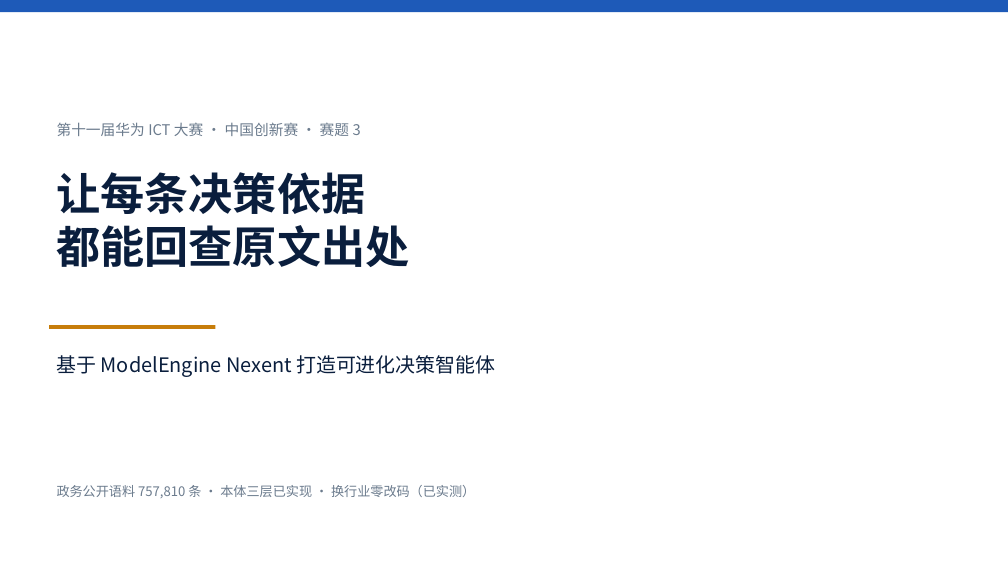
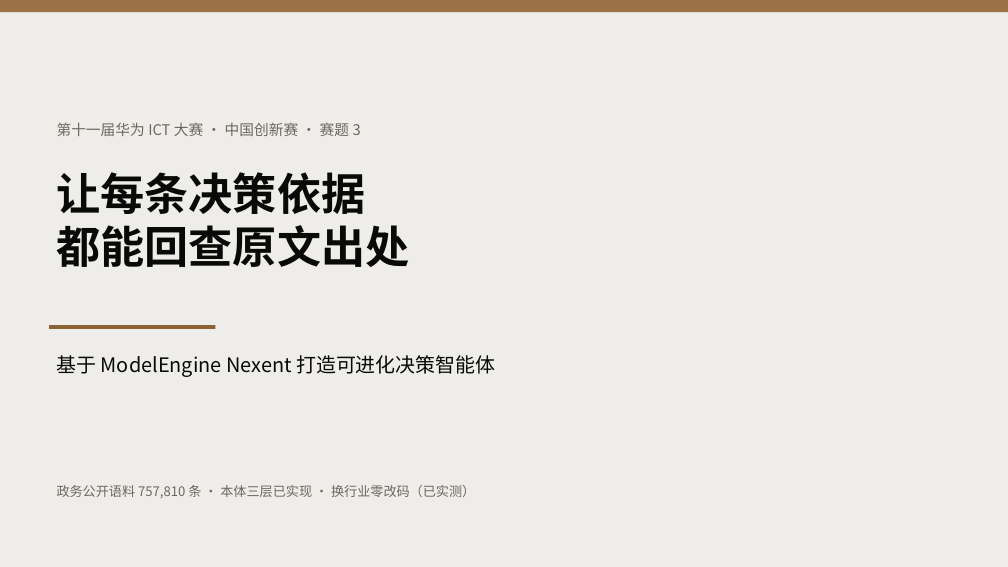
Before and after one commit to Endminlord/ict-decision-agent, a slide deck: slide 1 of deck/ict-deck.pptx. Drawn at 1008x567 pixels with LibreOffice and Linux fonts; fonts in the diff are those of the drawing. Boxes give left, top, right and bottom in pixels: in the first picture for what was removed or moved away, otherwise in the second. Text is boxed around its words. In the diff, an @@ line names an element or a change of style, - is before the commit and + after.

```diff
--- a/deck/ict-deck.pptx
+++ b/deck/ict-deck.pptx
@@ background #FFFFFF to #EFEDE9 @@
@@ rectangle at [0, 0, 1008, 12]: fill #1E5AB8 to #9B7247 @@
@@ text "第十一届华为 ICT 大赛 · 中国创新赛 ..." at [57, 122, 361, 136]: text colour #6B7B8D to #6E675F @@
@@ text "让每条决策依据 都能回查原文出处" at [57, 172, 410, 267]: text colour #0A1E3D to #080A08 @@
@@ rectangle at [49, 325, 216, 329]: fill #C77D0A to #8A6234 @@
@@ text "基于 ModelEngine Nexent 打造可进化决策智能体" at [57, 355, 495, 377]: text colour #0A1E3D to #080A08 @@
@@ text "政务公开语料 757,810 条 · 本体三层已实现 ..." at [57, 485, 475, 498]: text colour #6B7B8D to #6E675F @@
```
Also in this commit, not shown: 11 other slides changed, 1 slide added, 5 other files.
